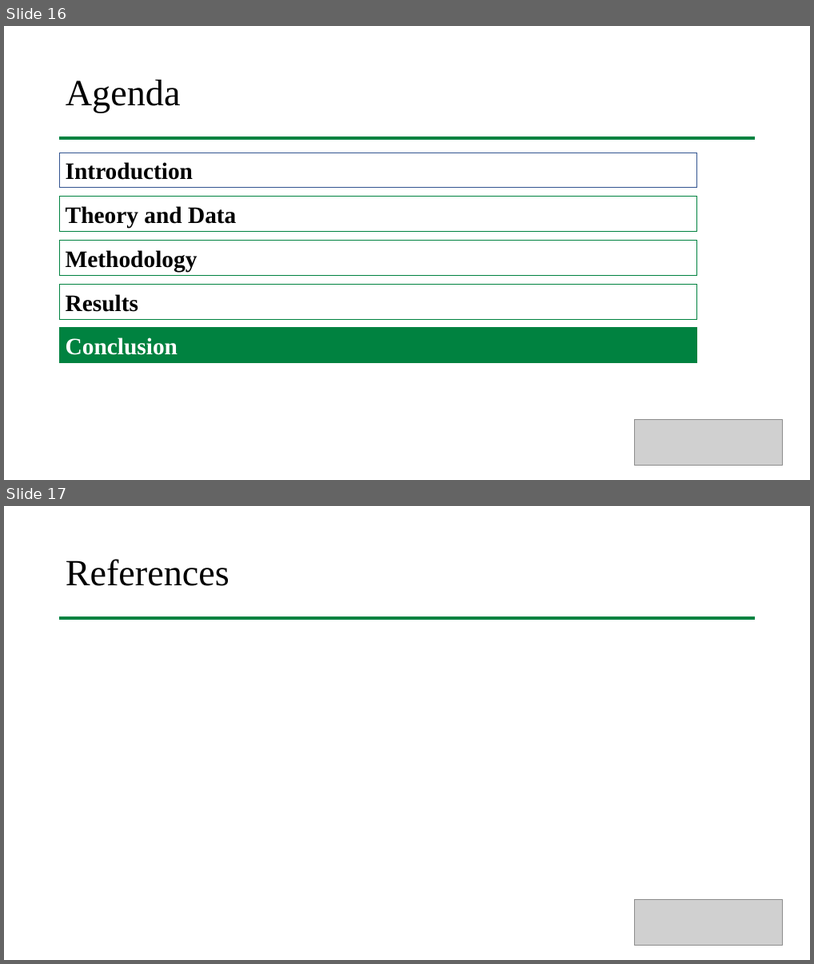
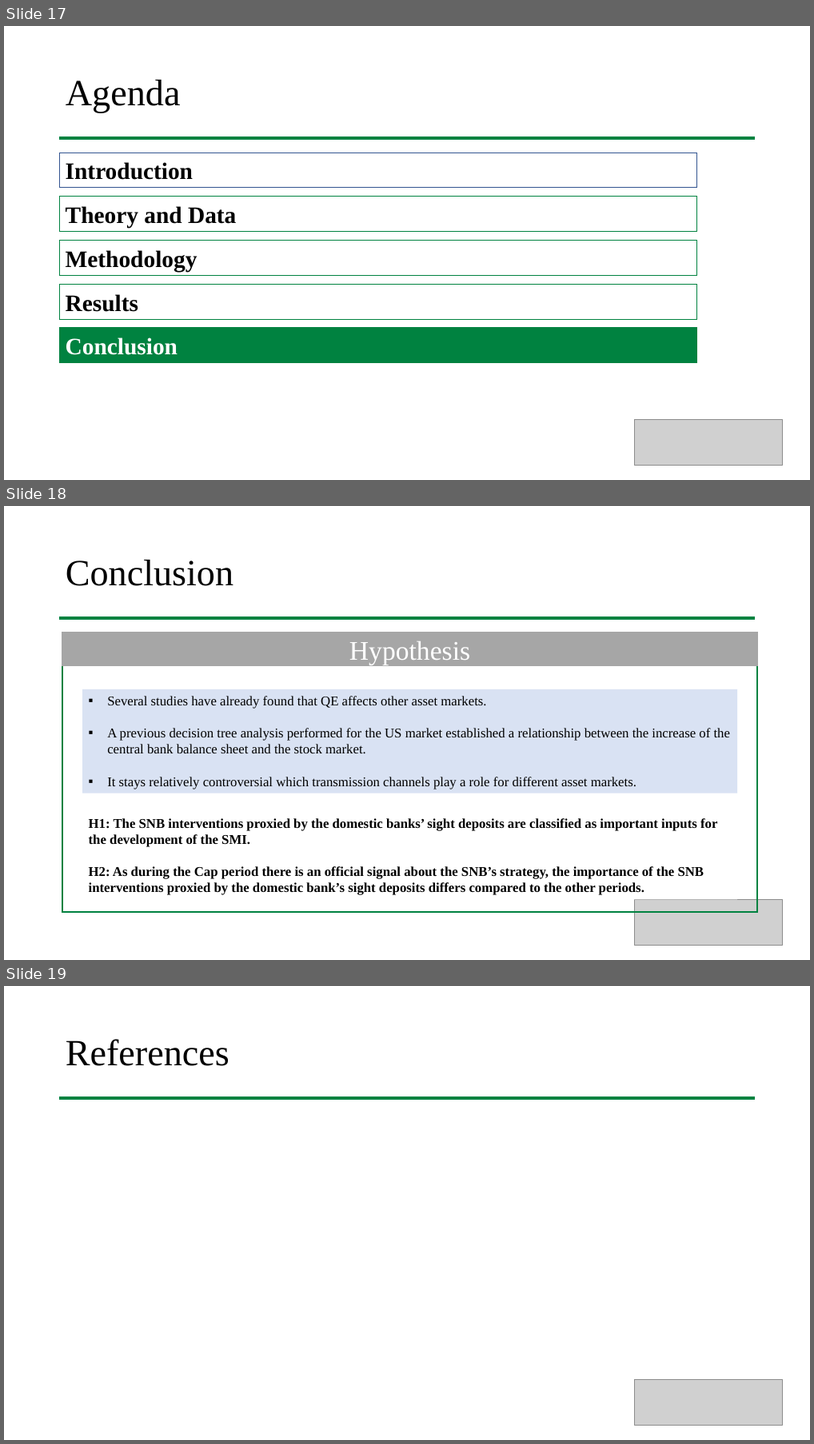
Before and after one commit to larsphilipp/ResSem19, a slide deck: Plots/Presentation_Stauffenegger_Woessner.pptx. Shown one above the other, each under a label of ours: slides 16 and 17 before the commit, slides 17, 18 and 19 after it. The pictures are 814x964 and 814x1444 pixels, drawn with LibreOffice and Linux fonts; fonts in the diff are those of the drawing; grey boxes stand for pictures. Boxes give left, top, right and bottom in pixels: in the first picture for what was removed or moved away, otherwise in the second. Text is boxed around its words. In the diff, an @@ line names an element or a change of style, - is before the commit and + after.

```diff
--- a/Plots/Presentation_Stauffenegger_Woessner.pptx
+++ b/Plots/Presentation_Stauffenegger_Woessner.pptx
@@ slide 18 added at bbox=[4, 506, 810, 960], background #FFFFFF @@
@@ title added at bbox=[66, 560, 234, 586], 44 pt, text #000000 @@
+Conclusion
@@ line added from (60, 618) to (755, 618), #008240 3.5 pt @@
@@ rectangle added at bbox=[62, 632, 758, 665], fill #A6A6A6, outline #A6A6A6 2 pt, 32 pt, text #FFFFFF @@
+Hypothesis
@@ rectangle added at bbox=[62, 665, 758, 912], outline #008240 2 pt @@
@@ rectangle added at bbox=[82, 689, 738, 793], fill #4472C4 at 20% opacity, 16 pt, text #000000 @@
+▪ Several studies have already found that QE affects other asset markets.
+▪ A previous decision tree analysis performed for the US market established a relationship between the increase of the central bank balance sheet and the stock market.
+▪ It stays relatively controversial which transmission channels play a role for different asset markets.
@@ text added at bbox=[89, 818, 718, 895], 16 pt, text #000000, bold @@
+H1: The SNB interventions proxied by the domestic banks’ sight deposits are classified as important inputs for the development of the SMI.
+H2: As during the Cap period there is an official signal about the SNB’s strategy, the importance of the SNB interventions proxied by the domestic bank’s sight deposits differs compared to the other periods.
@@ picture added at bbox=[635, 900, 782, 944] @@
@@ what was slide 16 is now slide 17 @@
@@ what was slide 17 is now slide 19 @@
```
Also in this commit, not shown: 1 slide changed, 1 other slide added.
